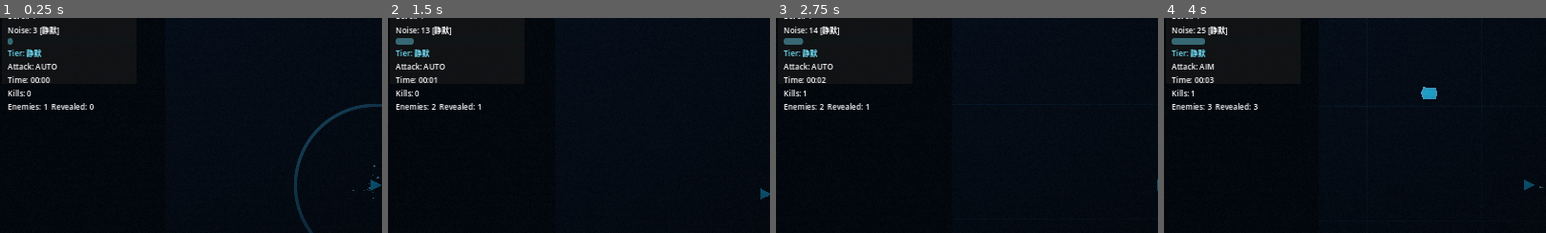
Above: before the commit, frames 1-4 (left to right).
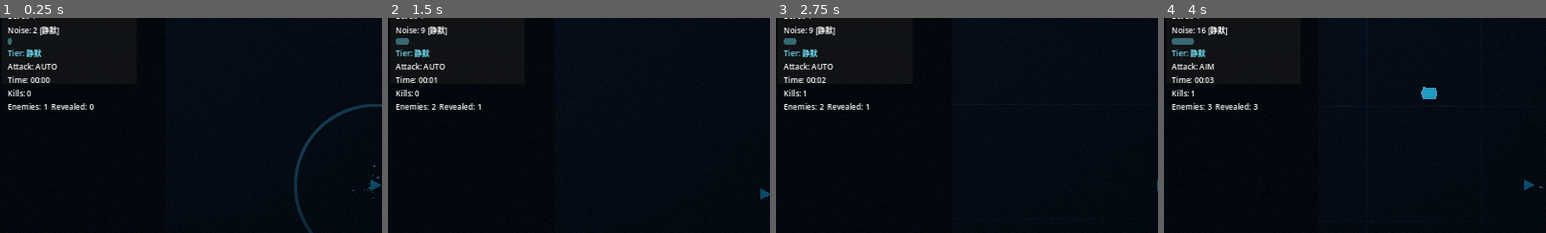
Above: after the commit, the same moments.

Repository: Constantine-S-AN/survival
Game: Godot game, scene res://scenes/game/GameRoot.tscn
The game is run twice, just before and just after one commit, with the same random seed, the same clock (stepped at 60 frames per second) and the same inputs.
Inputs (mouse positions are % of the whole screen's width and height, from its top left):
- Up to frame 1 (0.25 s): no input
- Up to frame 2 (1.5 s): tap Enter at 0.5 s; move the mouse to (72, 45) at 0.52 s; hold D (move_right) 0.53-1.28 s; tap Space (dash) at 0.6, 1.35 s; click (72, 45) at 0.67 s; move the mouse to (30, 55) at 1.27 s; hold S (move_down) from 1.28 s (still down)
- Up to frame 3 (2.75 s): move the mouse to (60, 28) at 2.02 s; release S (move_down) at 2.03 s; hold D (move_right) from 2.03 s (still down); click (60, 28) at 2.1 s; tap Space (dash) at 2.3 s
- Up to frame 4 (4 s): move the mouse to (45, 70) at 2.77 s; release D (move_right) at 2.78 s; hold W (move_up) 2.78-3.53 s; tap Tab (toggle_attack_mode) at 2.85 s; click (45, 70) at 2.92 s; tap Space (dash) at 3.05, 3.8 s; move the mouse to (80, 65) at 3.52 s; hold A (move_left) from 3.53 s (still down); tap Shift at 3.6 s
The pictures show only the part of the screen within x 1-51%, y 11-61%; the shares and areas given below are measured in that part.

The runs differ from the first frame. In frame 1, less than 0.1% of the frame differs, in the area x 2-10%, y 4-13%; in frame 2, 0.2%; in frame 3, 0.3%, in the area x 5-17%, y 3-13%; in frame 4, 0.1%.

Commit message:
feat: apply character stat modifiers and weighted upgrade tags

Diff:
--- a/scripts/core/data_registry.gd
+++ b/scripts/core/data_registry.gd
@@ -250,7 +250,7 @@
 	return {}
 
 
-func get_upgrade_choices(rng: RandomNumberGenerator, current_stacks: Dictionary, count: int = 3) -> Array:
+func get_upgrade_choices(rng: RandomNumberGenerator, current_stacks: Dictionary, count: int = 3, tag_weights: Dictionary = {}) -> Array:
 	var candidates: Array = []
 	for upgrade_variant in upgrades:
 		if not (upgrade_variant is Dictionary):
@@ -270,7 +270,7 @@
 
 	var picked: Array = []
 	while picked.size() < count and not candidates.is_empty():
-		var choice: Dictionary = _weighted_pick_upgrade(rng, candidates)
+		var choice: Dictionary = _weighted_pick_upgrade(rng, candidates, tag_weights)
 		picked.append(choice)
 		var chosen_id: String = String(choice.get("id", ""))
 		var remaining: Array = []
@@ -651,14 +651,13 @@
 	return chosen
 
 
-func _weighted_pick_upgrade(rng: RandomNumberGenerator, candidates: Array) -> Dictionary:
+func _weighted_pick_upgrade(rng: RandomNumberGenerator, candidates: Array, tag_weights: Dictionary = {}) -> Dictionary:
 	var total: float = 0.0
 	for candidate_variant in candidates:
 		if not (candidate_variant is Dictionary):
 			continue
 		var candidate: Dictionary = candidate_variant
-		var rarity: String = String(candidate.get("rarity", "common"))
-		total += float(RARITY_WEIGHT.get(rarity, 1.0))
+		total += _get_upgrade_weight(candidate, tag_weights)
 
 	if total <= 0.0:
 		var first_candidate: Variant = candidates[0]
@@ -672,8 +671,7 @@
 		if not (candidate_variant is Dictionary):
 			continue
 		var candidate: Dictionary = candidate_variant
-		var rarity: String = String(candidate.get("rarity", "common"))
-		running += float(RARITY_WEIGHT.get(rarity, 1.0))
+		running += _get_upgrade_weight(candidate, tag_weights)
 		if roll <= running:
 			return candidate
 
@@ -681,3 +679,22 @@
 	if last_candidate is Dictionary:
 		return last_candidate
 	return {}
+
+
+func _get_upgrade_weight(candidate: Dictionary, tag_weights: Dictionary) -> float:
+	var rarity: String = String(candidate.get("rarity", "common"))
+	var base_weight := float(RARITY_WEIGHT.get(rarity, 1.0))
+	if tag_weights.is_empty():
+		return base_weight
+	var tags_variant: Variant = candidate.get("tags", [])
+	if not (tags_variant is Array):
+		return base_weight
+	var tags: Array = tags_variant
+	var tag_mult := 1.0
+	for tag_variant in tags:
+		var tag := String(tag_variant)
+		var weight_variant: Variant = tag_weights.get(tag, null)
+		if weight_variant == null:
+			continue
+		tag_mult *= clampf(float(weight_variant), 0.2, 3.0)
+	return maxf(0.0001, base_weight * tag_mult)
--- a/scripts/core/feedback_bus.gd
+++ b/scripts/core/feedback_bus.gd
@@ -3,6 +3,7 @@
 signal hit_landed(world_position: Vector2, intensity: float, killed: bool)
 signal shot_fired(world_position: Vector2, intensity: float)
 signal sonar_pulse_requested(world_position: Vector2, payload: Dictionary)
+signal pickup_collected(world_position: Vector2, amount: int)
 
 
 func emit_hit(world_position: Vector2, intensity: float = 0.12, killed: bool = false) -> void:
@@ -15,3 +16,7 @@
 
 func emit_sonar_pulse(world_position: Vector2, payload: Dictionary = {}) -> void:
 	sonar_pulse_requested.emit(world_position, payload)
+
+
+func emit_pickup_collected(world_position: Vector2, amount: int) -> void:
+	pickup_collected.emit(world_position, maxi(1, amount))
--- a/scripts/entities/player.gd
+++ b/scripts/entities/player.gd
@@ -10,6 +10,9 @@
 const BASE_DASH_SPEED := 820.0
 const DASH_DURATION := 0.14
 const BASE_DASH_COOLDOWN := 2.2
+const BASE_MAX_HP := 100.0
+const BASE_XP_TO_NEXT := 20.0
+const BASE_ACTIVE_WEAPON_ID := "pulse_emitter"
 
 var enemy_manager: Node
 var projectile_manager: Node
@@ -58,6 +61,19 @@
 var active_weapon_id := "pulse_emitter"
 var skill_cd_remaining := 0.0
 var skill_cooldown := 8.0
+var character_id: String = "diver"
+var character_name: String = "Silent Diver"
+var character_short_desc: String = ""
+var character_effect_id: String = ""
+var character_tag_weights: Dictionary = {}
+var character_move_speed_multiplier: float = 1.0
+var character_dash_cooldown_multiplier: float = 1.0
+var character_sonar_reveal_duration_multiplier: float = 1.0
+var character_pickup_radius_multiplier: float = 1.0
+var character_projectile_range_multiplier: float = 1.0
+var character_chain_bonus: float = 0.0 # TODO: Hook once chain damage system exists.
+var character_crit_chance_bonus: float = 0.0 # TODO: Hook once crit system exists.
+var character_summon_cap_bonus: int = 0 # TODO: Hook once summon cap system exists.
 
 
 func _ready() -> void:
@@ -65,12 +81,121 @@
 	emit_stats_changed()
 
 
-func setup(enemy_manager_ref: Node, projectile_manager_ref: Node, run_rng: RandomNumberGenerator) -> void:
+func setup(enemy_manager_ref: Node, projectile_manager_ref: Node, run_rng: RandomNumberGenerator, character_def: Dictionary = {}) -> void:
 	enemy_manager = enemy_manager_ref
 	projectile_manager = projectile_manager_ref
 	if run_rng != null:
 		rng = run_rng
+	_reset_run_stats()
 	apply_noise_config(DataRegistry.get_noise_config())
+	apply_character(character_def)
+	emit_stats_changed()
+
+
+func _reset_run_stats() -> void:
+	max_hp = BASE_MAX_HP
+	hp = BASE_MAX_HP
+	xp = 0.0
+	xp_to_next = BASE_XP_TO_NEXT
+	level = 1
+	noise = 0.0
+	damage_mult = 1.0
+	attack_speed_mult = 1.0
+	projectile_speed_mult = 1.0
+	projectile_count_bonus = 0
+	pierce_bonus = 0
+	move_speed_bonus = 0.0
+	dash_cooldown_reduction = 0.0
+	regen_per_second = 0.0
+	xp_gain_mult = 1.0
+	noise_generation_mult = 1.0
+	sonar_silence_synergy_bonus = 0.0
+	upgrade_stacks.clear()
+	acquired_tags.clear()
+	pending_level_ups = 0
+	level_up_open = false
+	dash_cd_remaining = 0.0
+	dash_time_remaining = 0.0
+	dash_direction = Vector2.RIGHT
+	last_move_direction = Vector2.RIGHT
+	attack_cd_remaining = 0.0
+	invuln_remaining = 0.0
+	active_weapon_id = BASE_ACTIVE_WEAPON_ID
+	skill_cd_remaining = 0.0
+	skill_cooldown = 8.0
+	character_move_speed_multiplier = 1.0
+	character_dash_cooldown_multiplier = 1.0
+	character_sonar_reveal_duration_multiplier = 1.0
+	character_pickup_radius_multiplier = 1.0
+	character_projectile_range_multiplier = 1.0
+	character_chain_bonus = 0.0
+	character_crit_chance_bonus = 0.0
+	character_summon_cap_bonus = 0
+	character_effect_id = ""
+	character_tag_weights.clear()
+
+
+func apply_character(character_def: Dictionary) -> void:
+	var effective_def: Dictionary = character_def.duplicate(true)
+	if effective_def.is_empty():
+		effective_def = DataRegistry.get_character(DataRegistry.get_default_character_id())
+	if effective_def.is_empty():
+		effective_def = {
+			"id": "diver",
+			"display_name": "Silent Diver",
+			"short_desc": "",
+			"starting_weapon_id": BASE_ACTIVE_WEAPON_ID,
+			"stat_modifiers": {},
+			"tag_weights": {},
+			"effect_id": ""
+		}
+	character_id = String(effective_def.get("id", "diver"))
+	character_name = String(effective_def.get("display_name", "Silent Diver"))
+	character_short_desc = String(effective_def.get("short_desc", ""))
+	character_effect_id = String(effective_def.get("effect_id", ""))
+
+	var tag_weights_variant: Variant = effective_def.get("tag_weights", {})
+	character_tag_weights = (tag_weights_variant as Dictionary).duplicate(true) if tag_weights_variant is Dictionary else {}
+
+	var modifiers_variant: Variant = effective_def.get("stat_modifiers", {})
+	var modifiers: Dictionary = modifiers_variant if modifiers_variant is Dictionary else {}
+	var hp_mult := float(modifiers.get("max_hp_multiplier", 1.0))
+	var hp_bonus := float(modifiers.get("max_hp_bonus", 0.0))
+	max_hp = maxf(1.0, BASE_MAX_HP * hp_mult + hp_bonus)
+	hp = max_hp
+
+	character_move_speed_multiplier = maxf(0.2, float(modifiers.get("move_speed_multiplier", 1.0)))
+	move_speed_bonus += float(modifiers.get("move_speed_bonus", 0.0))
+	character_dash_cooldown_multiplier = maxf(0.2, float(modifiers.get("dash_cooldown_multiplier", 1.0)))
+	noise_generation_mult = maxf(0.2, float(modifiers.get("noise_gain_multiplier", 1.0)))
+	character_sonar_reveal_duration_multiplier = maxf(0.2, float(modifiers.get("sonar_reveal_duration_multiplier", 1.0)))
+	character_pickup_radius_multiplier = maxf(0.2, float(modifiers.get("pickup_radius_multiplier", 1.0)))
+	damage_mult = maxf(0.1, float(modifiers.get("damage_multiplier", 1.0)))
+	attack_speed_mult = maxf(0.1, float(modifiers.get("attack_speed_multiplier", 1.0)))
+	character_projectile_range_multiplier = maxf(0.2, float(modifiers.get("projectile_range_multiplier", 1.0)))
+	pierce_bonus += int(modifiers.get("pierce_bonus", 0))
+	xp_gain_mult = maxf(0.1, float(modifiers.get("xp_gain_multiplier", 1.0)))
+	character_crit_chance_bonus = float(modifiers.get("crit_chance_bonus", 0.0))
+	character_chain_bonus = float(modifiers.get("chain_bonus", 0.0))
+	character_summon_cap_bonus = int(modifiers.get("summon_cap_bonus", 0))
+
+	var starting_weapon_id := String(effective_def.get("starting_weapon_id", BASE_ACTIVE_WEAPON_ID))
+	if not DataRegistry.get_weapon(starting_weapon_id).is_empty():
+		active_weapon_id = starting_weapon_id
+	else:
+		active_weapon_id = BASE_ACTIVE_WEAPON_ID
+
+
+func get_pickup_radius_multiplier() -> float:
+	return character_pickup_radius_multiplier
+
+
+func get_sonar_reveal_duration_multiplier() -> float:
+	return character_sonar_reveal_duration_multiplier
+
+
+func get_character_tag_weights() -> Dictionary:
+	return character_tag_weights.duplicate(true)
 
 
 func _physics_process(delta: float) -> void:
@@ -100,12 +225,15 @@
 	if Input.is_action_just_pressed("sonar_skill") and skill_cd_remaining <= 0.0:
 		skill_cd_remaining = skill_cooldown
 		_add_noise_source("skill")
-		FeedbackBus.emit_sonar_pulse(global_position, {"source": "skill"})
+		FeedbackBus.emit_sonar_pulse(global_position, {
+			"source": "skill",
+			"reveal_duration_multiplier": character_sonar_reveal_duration_multiplier
+		})
 
 	if dash_time_remaining > 0.0:
 		velocity = dash_direction * BASE_DASH_SPEED
 	else:
-		velocity = input_direction * (BASE_MOVE_SPEED + move_speed_bonus)
+		velocity = input_direction * ((BASE_MOVE_SPEED * character_move_speed_multiplier) + move_speed_bonus)
 	move_and_slide()
 
 	if attack_cd_remaining <= 0.0:
@@ -152,7 +280,7 @@
 		var projectile_data := {
 			"damage": float(weapon.get("damage", 10.0)) * damage_mult * (1.0 + sonar_silence_synergy_bonus),
 			"speed": float(weapon.get("projectile_speed", 520.0)) * projectile_speed_mult,
-			"range": float(weapon.get("range", 650.0)),
+			"range": float(weapon.get("range", 650.0)) * character_projectile_range_multiplier,
 			"pierce": int(weapon.get("pierce", 0)) + pierce_bonus,
 			"radius": 6.0,
 			"tags": weapon.get("tags", [])
@@ -213,7 +341,7 @@
 func _request_upgrade_if_needed() -> void:
 	if pending_level_ups <= 0 or level_up_open:
 		return
-	var options := DataRegistry.get_upgrade_choices(rng, upgrade_stacks, 3)
+	var options := DataRegistry.get_upgrade_choices(rng, upgrade_stacks, 3, character_tag_weights)
 	if options.is_empty():
 		pending_level_ups = 0
 		level_up_open = false
@@ -265,7 +393,7 @@
 
 
 func _current_dash_cooldown() -> float:
-	return BASE_DASH_COOLDOWN * (1.0 - dash_cooldown_reduction)
+	return maxf(0.12, (BASE_DASH_COOLDOWN * character_dash_cooldown_multiplier) * (1.0 - dash_cooldown_reduction))
 
 
 func _add_noise(amount: float) -> void:
@@ -310,7 +438,9 @@
 			"noise_max": noise_max,
 			"dash_cd": dash_cd_remaining,
 			"skill_cd": skill_cd_remaining,
-			"attack_mode": "AUTO" if auto_attack else "AIM"
+			"attack_mode": "AUTO" if auto_attack else "AIM",
+			"character_id": character_id,
+			"character_name": character_name
 		}
 
 
--- a/scripts/entities/xp_pickup.gd
+++ b/scripts/entities/xp_pickup.gd
@@ -26,6 +26,9 @@
 func setup(amount: int, player_ref: Node2D) -> void:
 	xp_amount = max(1, amount)
 	player = player_ref
+	magnet_radius = 170.0
+	if player != null and player.has_method("get_pickup_radius_multiplier"):
+		magnet_radius *= float(player.get_pickup_radius_multiplier())
 	var radius := 6.0 + minf(7.0, float(xp_amount) * 0.25)
 	var shape := collision_shape.shape
 	if shape is CircleShape2D:
@@ -53,9 +56,15 @@
 		return
 	if player.has_method("gain_xp"):
 		player.gain_xp(xp_amount)
+	var reveal_mult := 1.0
+	if player.has_method("get_sonar_reveal_duration_multiplier"):
+		reveal_mult = float(player.get_sonar_reveal_duration_multiplier())
 	FeedbackBus.emit_sonar_pulse(global_position, {
-		"source": source
+		"source": source,
+		"reveal_duration_multiplier": reveal_mult
 	})
+	if FeedbackBus.has_method("emit_pickup_collected"):
+		FeedbackBus.emit_pickup_collected(global_position, xp_amount)
 	_request_recycle()
 
 
--- a/scripts/game/world.gd
+++ b/scripts/game/world.gd
@@ -36,11 +36,11 @@
 	queue_redraw()
 
 
-func setup_run(run_rng: RandomNumberGenerator) -> void:
+func setup_run(run_rng: RandomNumberGenerator, character_def: Dictionary = {}) -> void:
 	_setup_pools()
 	if pool_manager != null and pool_manager.has_method("reset_stats"):
 		pool_manager.reset_stats()
-	player.setup(enemy_manager, projectile_manager, run_rng)
+	player.setup(enemy_manager, projectile_manager, run_rng, character_def)
 	enemy_manager.setup(player, run_rng)
 	apply_sonar_config(DataRegistry.get_sonar_config())
 
--- a/scripts/managers/sonar_manager.gd
+++ b/scripts/managers/sonar_manager.gd
@@ -87,6 +87,7 @@
 	var max_radius := float(config.get("max_radius", 720.0)) * float(payload.get("radius_scale", float(config.get(source_radius_key, 1.0))))
 	var speed := float(payload.get("speed", float(config.get("wave_speed", 980.0))))
 	var reveal_duration := float(payload.get("reveal_duration", float(config.get("reveal_duration", 1.8))))
+	reveal_duration *= maxf(0.2, float(payload.get("reveal_duration_multiplier", 1.0)))
 	var thickness := float(payload.get("line_width", float(config.get("line_width", 5.5))))
 
 	waves.append({
